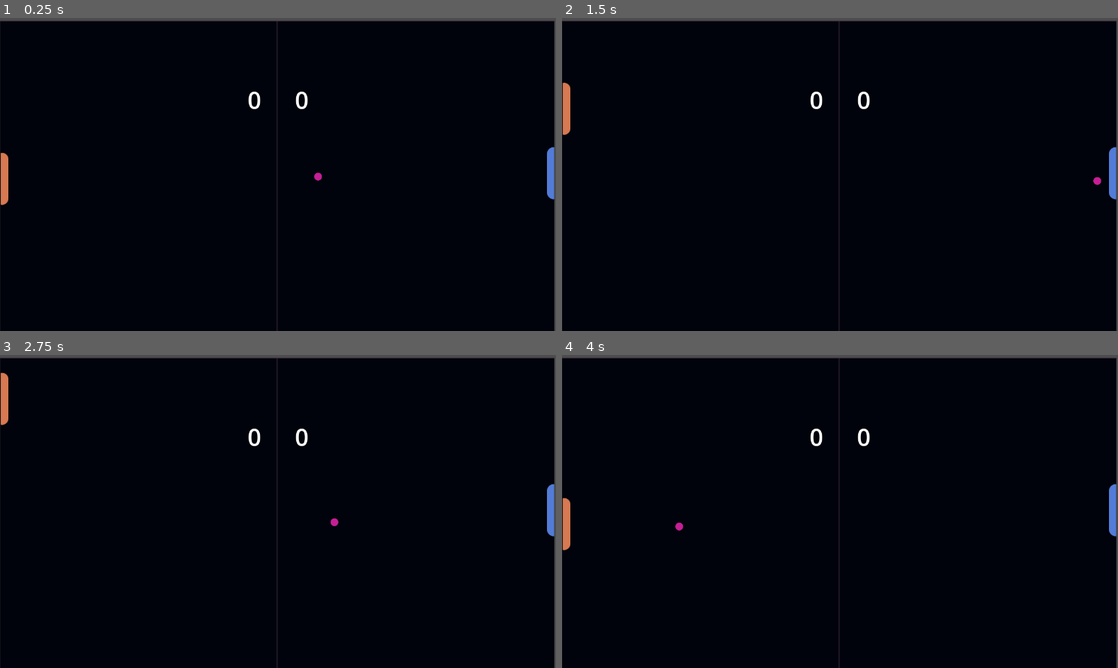
Above: before the commit, frames 1-4 (two rows, left to right).
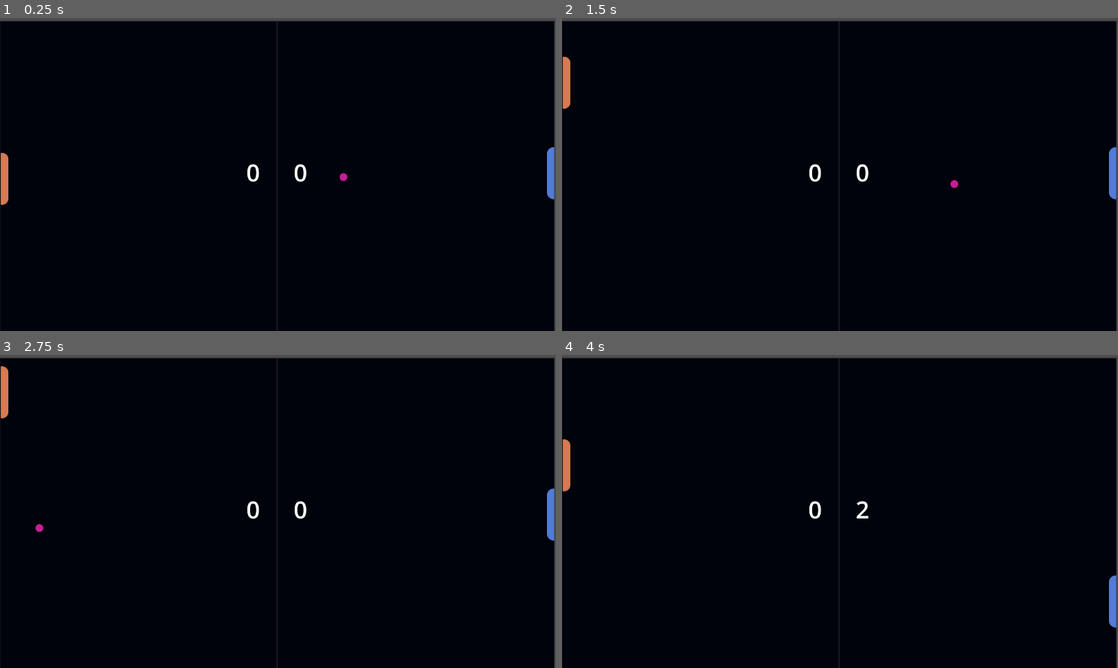
Above: after the commit, the same moments.

Repository: MarcelloLins/GamesWithATwist-Pong
Game: Godot game, scene res://game.tscn
Same seed, same stepped clock (60 frames per second), same inputs: the game is played once before the commit and once after it.
Inputs:
- Up to frame 1 (0.25 s): no input
- Up to frame 2 (1.5 s): hold W (UP) 0.53-1.28 s; hold S (DOWN) from 1.28 s (still down)
- Up to frame 3 (2.75 s): release S (DOWN) at 2.03 s; hold W (UP) from 2.03 s (still down)
- Up to frame 4 (4 s): release W (UP) at 3.53 s; hold S (DOWN) from 3.53 s (still down)

The runs differ from the first frame. In frame 1, 0.3% of the frame differs, in the area x 44-63%, y 23-53%; in frame 2, 0.6%; in frame 3, 0.5%; in frame 4, 1.2%, in the area x 0-100%, y 23-88%.

Commit message:
tuned speed numbers, used built-in consts for UP and DOWN vectors

Diff:
--- a/ball/ball.gd
+++ b/ball/ball.gd
@@ -1,6 +1,6 @@
 extends CharacterBody2D
 
-@export var speed :float = 400
+@export var speed :float = 650
 var motion :Vector2
 
 # Initial launching of the ball
--- a/ball_handler.gd
+++ b/ball_handler.gd
@@ -13,7 +13,12 @@
 	scoreBoundaries.connect("enemy_scored", _on_scored)
 
 func _on_scored(ball: Node2D):
+	# ignores nodes that aren't the ball (in case two collision areas merge and result in the player paddle being received here)
+	if ball.name != "Ball":
+		# TODO: Fix this later
+		return
+
+	ball.queue_free()
 	# Respawn Ball
-	ball.queue_free()
 	var newBall = ballScene.instantiate()
 	get_parent().call_deferred("add_child", newBall)
--- a/enemy/enemy.gd
+++ b/enemy/enemy.gd
@@ -1,6 +1,6 @@
 extends CharacterBody2D
 
-const SPEED :float = 1.0
+const SPEED :float = 5.0
 var ball: CharacterBody2D
 
 @onready var yOffset = position.y
@@ -28,7 +28,7 @@
 		motion = Vector2(0, 1 * SPEED)
 
 	# Y movement is limited to up and down, we won't move diagonally
-	#move_and_collide(motion)
+	move_and_collide(motion)
 
 func check_and_update():
 	var balls = get_tree().get_nodes_in_group("balls")
--- a/game.tscn
+++ b/game.tscn
@@ -25,7 +25,7 @@
 [node name="PlayerBoundary" type="Area2D" parent="ScoreBoundaries"]
 
 [node name="Collision" type="CollisionShape2D" parent="ScoreBoundaries/PlayerBoundary"]
-position = Vector2(-3.5, 365)
+position = Vector2(-4, 365)
 shape = SubResource("RectangleShape2D_u5btt")
 
 [node name="EnemyBoundary" type="Area2D" parent="ScoreBoundaries"]
@@ -70,19 +70,19 @@
 script = ExtResource("7_x6dwr")
 
 [node name="Player" type="Label" parent="Score"]
-offset_left = 570.0
-offset_top = 150.0
-offset_right = 640.0
-offset_bottom = 226.0
+offset_left = 567.0
+offset_top = 317.0
+offset_right = 637.0
+offset_bottom = 393.0
 text = "0
 "
 label_settings = SubResource("LabelSettings_leqsl")
 
 [node name="Enemy" type="Label" parent="Score"]
-offset_left = 640.0
-offset_top = 150.0
-offset_right = 710.0
-offset_bottom = 226.0
+offset_left = 637.0
+offset_top = 317.0
+offset_right = 707.0
+offset_bottom = 393.0
 text = "0
 "
 label_settings = SubResource("LabelSettings_leqsl")
--- a/player/player.gd
+++ b/player/player.gd
@@ -1,13 +1,13 @@
 extends CharacterBody2D
 
 
-const SPEED :float = 12.0
+const SPEED :float = 7.0
 
 func _physics_process(_delta: float) -> void:
 	var motion :Vector2
 	if Input.is_action_pressed("UP"):
-		motion.y -= 1 # Positive Y is -1 in Godot
+		motion = Vector2.UP
 	if Input.is_action_pressed("DOWN"):
-		motion.y += 1
+		motion = Vector2.DOWN
 
 	move_and_collide(motion * SPEED)
